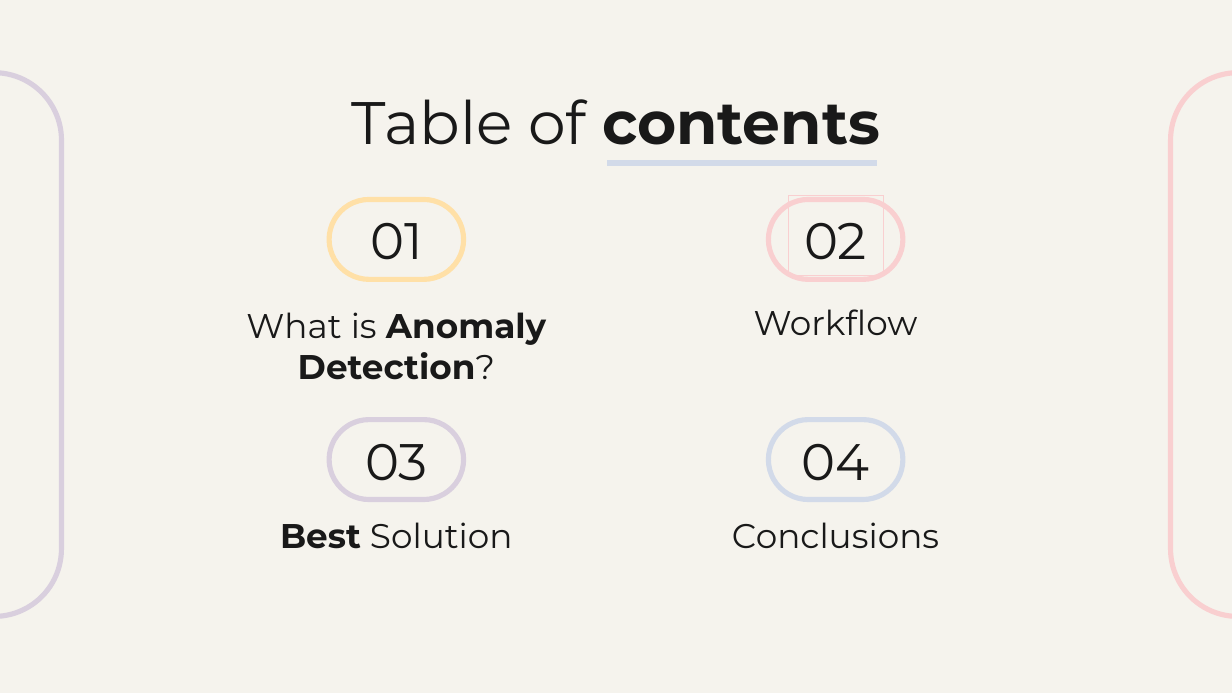
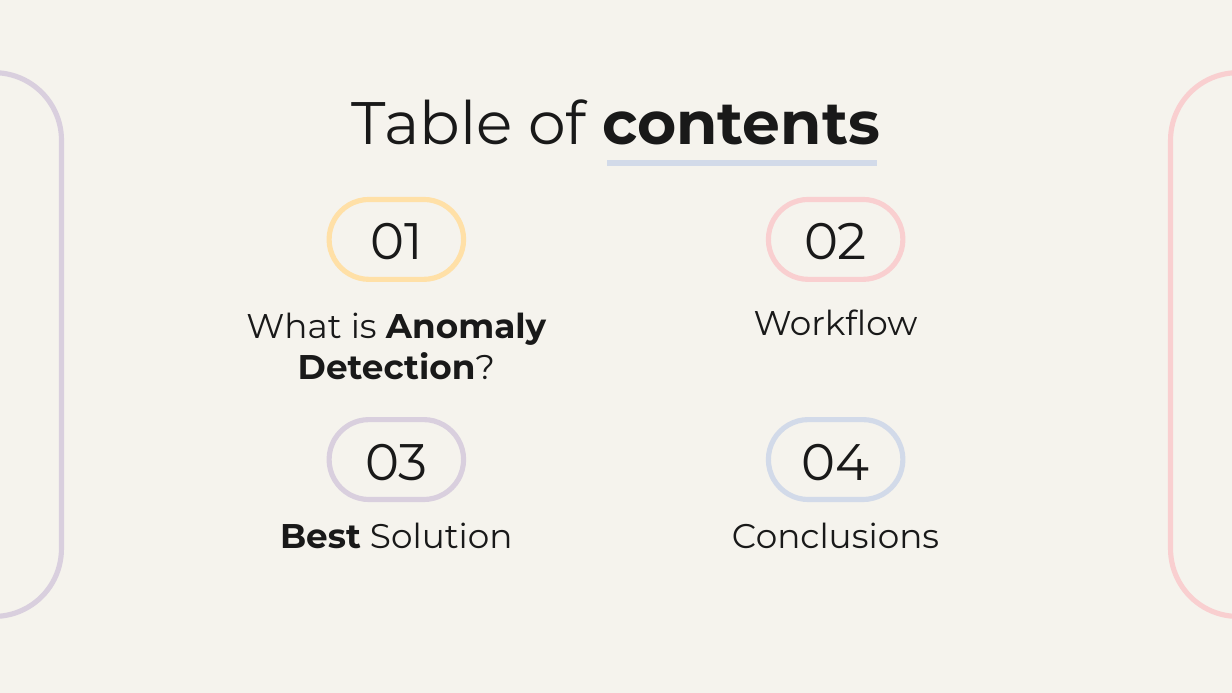
Before and after one commit to tymsoncyferki/Anomaly-Detection, a slide deck: slide 2 of final_presentation_anomaly_detection_new.pptx. Drawn at 1232x693 pixels with LibreOffice and Linux fonts; fonts in the diff are those of the drawing. Boxes give left, top, right and bottom in pixels: in the first picture for what was removed or moved away, otherwise in the second. Text is boxed around its words. In the diff, an @@ line names an element or a change of style, - is before the commit and + after.

```diff
--- a/final_presentation_anomaly_detection_new.pptx
+++ b/final_presentation_anomaly_detection_new.pptx
@@ title "02": place and size @@
-title "02" at bbox=[788, 196, 883, 276]
+title "02" at bbox=[804, 222, 867, 260]
@@ title "02" at bbox=[804, 222, 867, 260]: outline #F9CFD0 0.75 pt to none @@
```
Also in this commit, not shown: 5 other slides changed.
